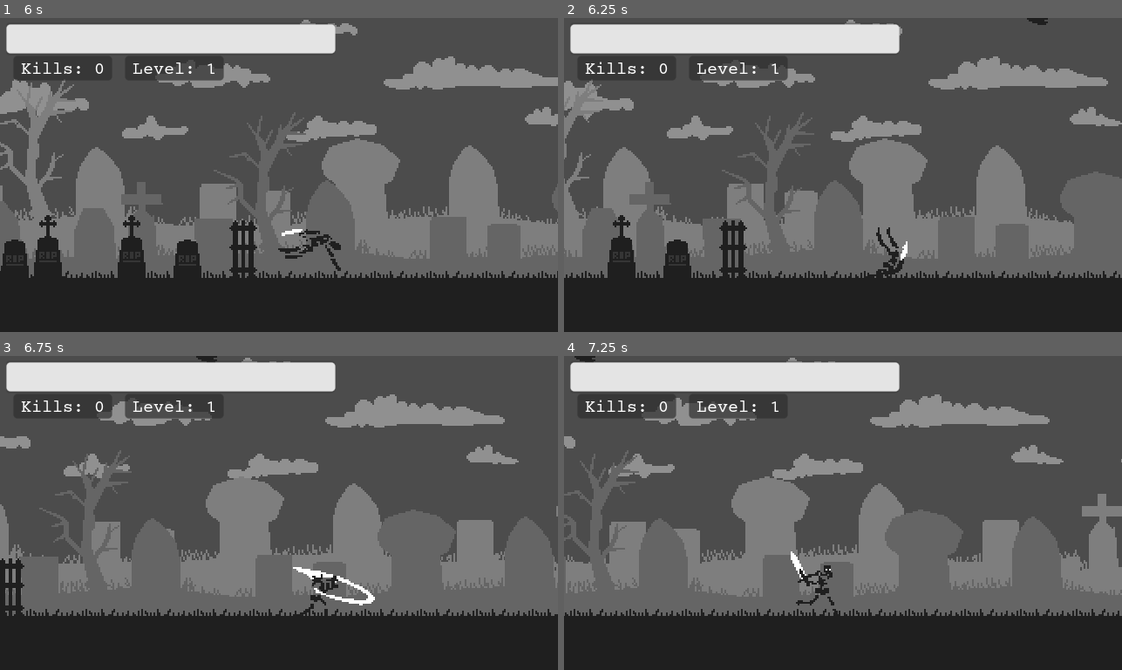
Above: before the commit, frames 1-4 (two rows, left to right).
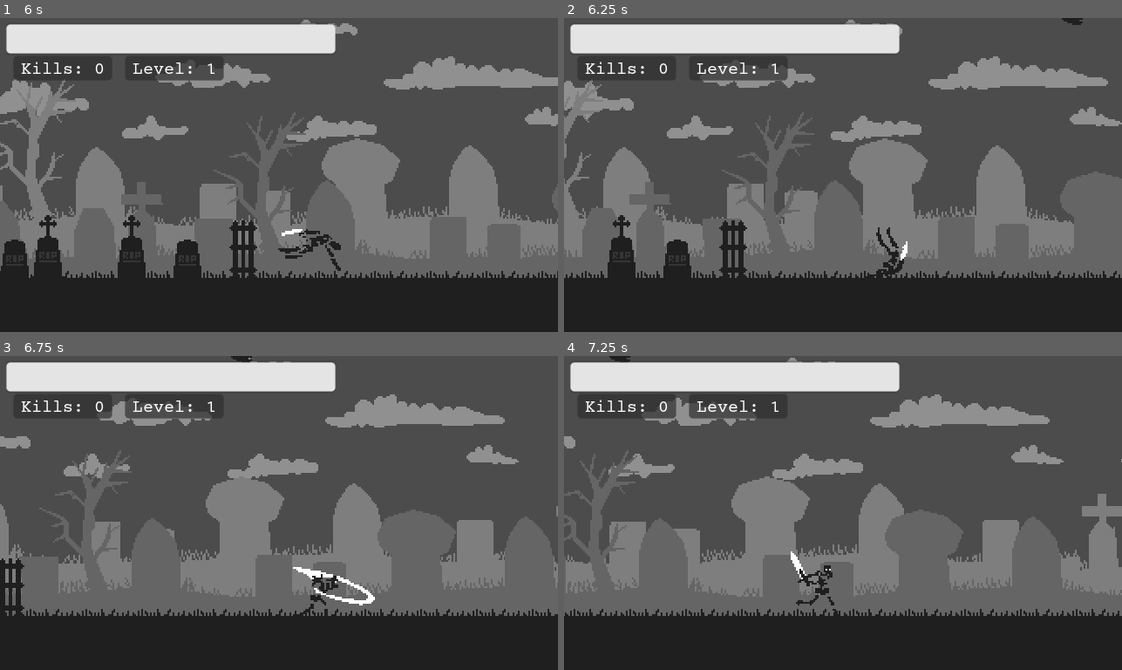
Above: after the commit, the same moments.

Repository: dw3nt/hb-grave-in-godot
Game: Godot game, scene res://Graveyard.tscn
Two runs of this game, one before a commit and one after it. Both use one fixed random seed, a clock stepped at 60 frames per second and the inputs below.
Inputs:
- Up to frame 1 (6 s): hold D (move_right) 0.53-1.28 s; tap K (attack) every 1.5 s from 0.6 to 5.1 s; hold A (move_left) 1.28-2.03 s; tap Space (roll) every 1.5 s from 1.35 to 5.85 s; hold D (move_right) 2.03-3.53 s; hold A (move_left) 3.53-5.78 s; hold D (move_right) from 5.78 s (still down)
- Up to frame 2 (6.25 s): keep holding D (move_right)
- Up to frame 3 (6.75 s): keep holding D (move_right); tap K (attack) at 6.6 s
- Up to frame 4 (7.25 s): keep holding D (move_right)

Frame 1 is identical in both runs. In frame 2, 0.1% of the frame differs, in the area x 82-93%, y 0-3%; in frame 3, 0.1%; in frame 4, 0.1%.

Commit message:
even more improved spawn locations

Diff:
--- a/Graveyard.gd
+++ b/Graveyard.gd
@@ -1,6 +1,11 @@
 extends Node
 
 const MAX_ENEMY_COUNT = 5
+const PLAYER_WALL_RANGE = 150 	# this is an estimate
+const CAMERA_OFFSET = 200 		# this is an estimate
+const ENEMY_BUFFER = 20 		# this is an estimate
+const ENEMY_BUFFER_LOW = 8		# this is an estimate
+const ENEMY_BUFFER_HIGH = 16	# this is an estimate
 
 onready var enemies = [ load("res://Knight.tscn"), load("res://Crow.tscn"), load("res://Crow.tscn") ]
 onready var wallLeftX = $Environment/WallLeft.global_position.x + 20
@@ -13,7 +18,7 @@
 func _process(delta):
 	var enemyCount = $Enemies.get_child_count()
 
-	if enemyCount < MAX_ENEMY_COUNT:
+	if (enemyCount < ($Skeleton.kills / 4) && enemyCount <= MAX_ENEMY_COUNT) || enemyCount == 0:
 		var enemy = enemies[randi() % enemies.size()].instance()
 		enemy.connect("enemy_death", $Skeleton, "_on_Enemy_Death")
 
@@ -24,13 +29,35 @@
 
 func enemy_x_pos():
 	var skeletonX = $Skeleton.global_position.x
+	var xPos = null
 
-	if (skeletonX - wallLeftX) < 150:
-		return max(rand_range(skeletonX + 200, wallRightX), wallRightX - 20)
-	elif (wallRightX - skeletonX) < 150:
-		return rand_range(wallLeftX, skeletonX - 200)
+	# spawn inside walls
+	if (skeletonX - wallLeftX) < PLAYER_WALL_RANGE:
+		xPos = max(rand_range(skeletonX + CAMERA_OFFSET, wallRightX), wallRightX)
+	elif (wallRightX - skeletonX) < PLAYER_WALL_RANGE:
+		xPos = min(rand_range(wallLeftX, skeletonX - CAMERA_OFFSET), wallLeftX)
 	else:
 		if bool(randi() % 2):
-			return rand_range(skeletonX + 200, wallRightX)
+			xPos = max(rand_range(skeletonX + CAMERA_OFFSET, wallRightX), wallRightX)
 		else:
-			return rand_range(wallLeftX, skeletonX - 200)
+			xPos = min(rand_range(wallLeftX, skeletonX - CAMERA_OFFSET), wallLeftX)
+
+	# don't spawn on top of each other
+	for node in $Enemies.get_children():
+		var pos = node.global_position.x
+		var distance = abs(xPos - pos)
+		var dir = sign(xPos - pos)
+		if distance < ENEMY_BUFFER:
+			if dir < 0:
+				xPos -= rand_range(ENEMY_BUFFER_LOW, ENEMY_BUFFER_HIGH)
+			else:
+				xPos += rand_range(ENEMY_BUFFER_LOW, ENEMY_BUFFER_HIGH)
+
+	# double check not outside walls
+	if xPos < wallLeftX:
+		xPos = wallLeftX
+
+	if xPos > wallRightX:
+		xPos = wallRightX
+
+	return xPos
